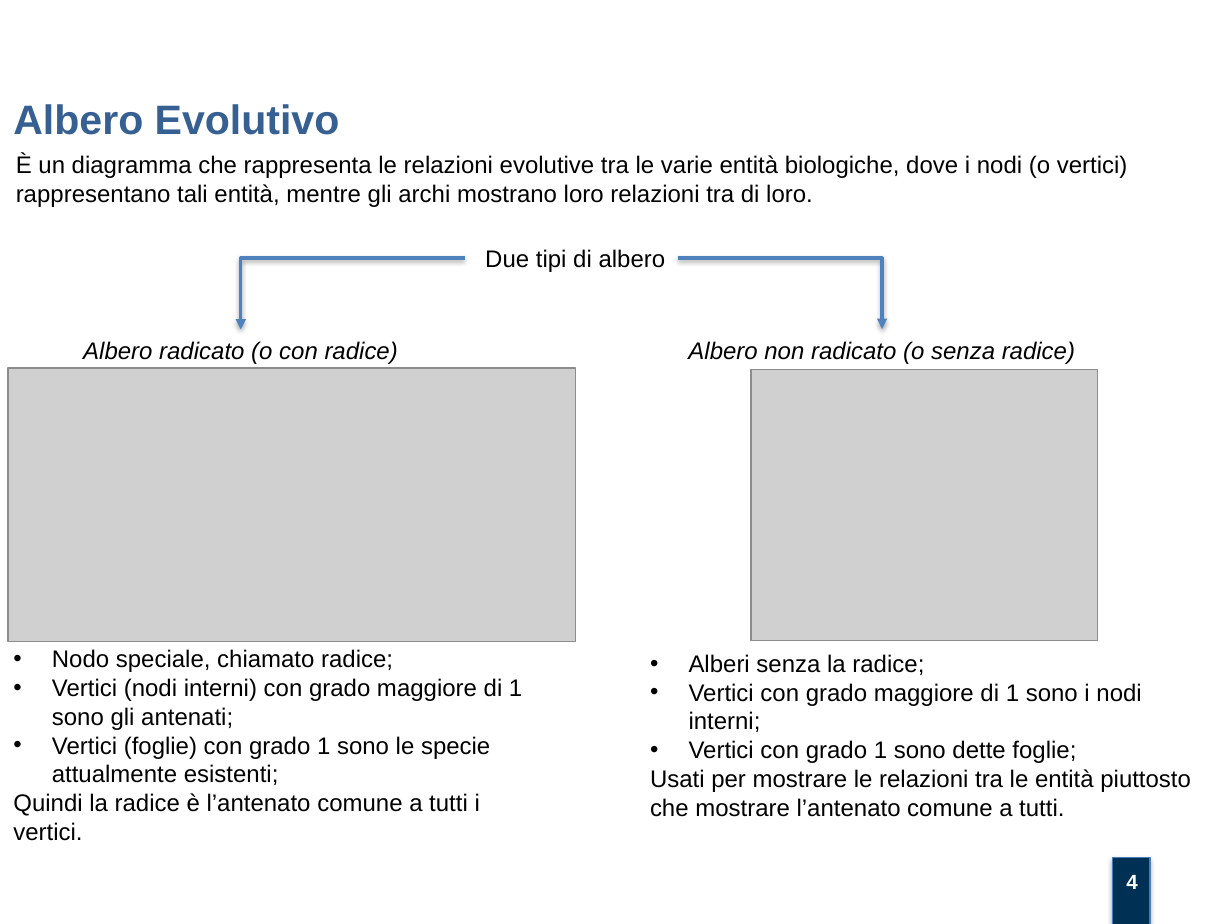
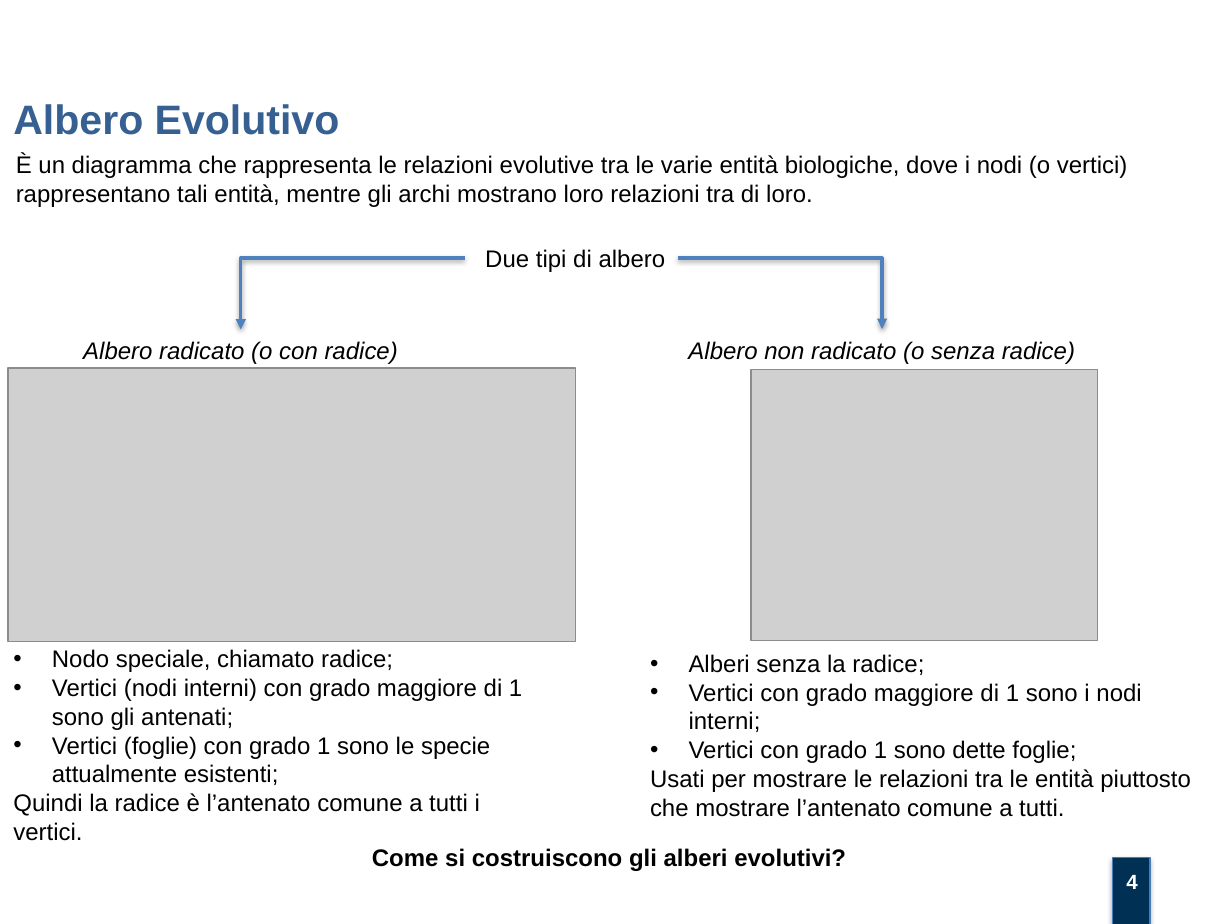
Before and after one commit to mtortoli/Thesis, a slide deck: slide 4 of Discussione Laurea/Slides.pptx. Drawn at 1232x924 pixels with LibreOffice and Linux fonts; fonts in the diff are those of the drawing; grey boxes stand for pictures; background and template pictures are left out. Boxes give left, top, right and bottom in pixels: in the first picture for what was removed or moved away, otherwise in the second. Text is boxed around its words. In the diff, an @@ line names an element or a change of style, - is before the commit and + after.

Commit message:
finished slide problema degli alberi basati sulla distanza

```diff
--- a/Discussione Laurea/Slides.pptx
+++ b/Discussione Laurea/Slides.pptx
@@ text added at [372,848,846,871], 14 pt, text #000000, bold @@
+Come si costruiscono gli alberi evolutivi?
```
Also in this commit, not shown: 3 other slides changed, 1 other file.
